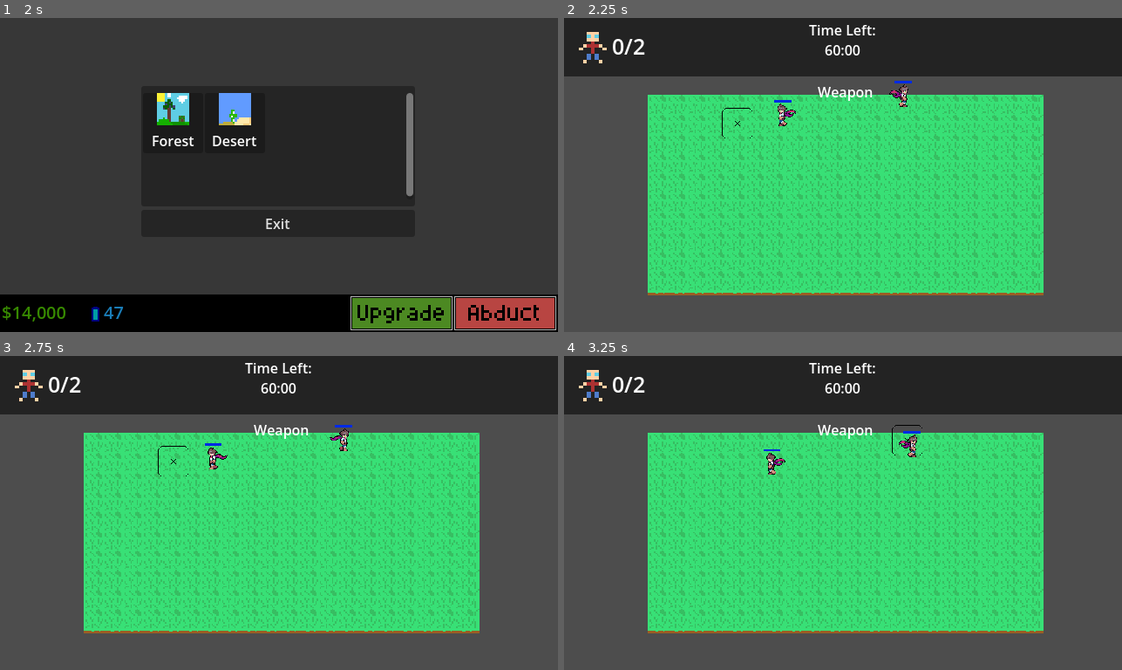
Above: before the commit, frames 1-4 (two rows, left to right).
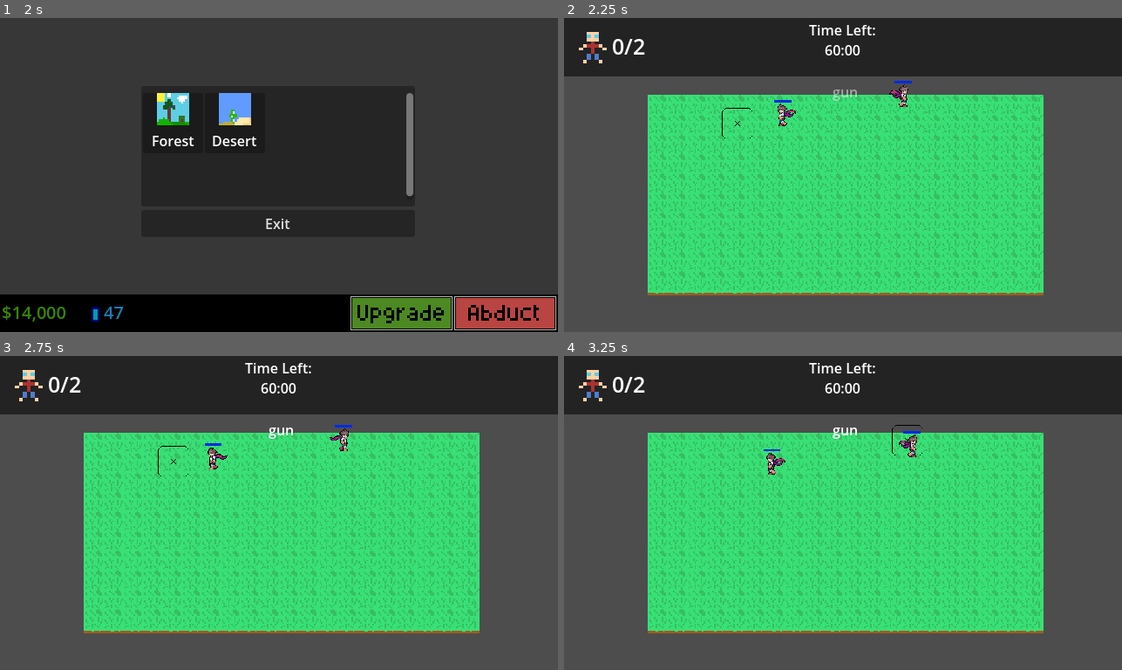
Above: after the commit, the same moments.

Repository: ottercorporationofficial-afk/Abduction
Game: Godot game, scene res://src/main.tscn
Same seed, same stepped clock (60 frames per second), same inputs: the game is played once before the commit and once after it.
Inputs (mouse positions are in pixels of both pictures, inside the frame that each line leads up to):
- Up to frame 1 (2 s): click (507, 313) at 0.5 s; click (401, 313) at 1.25 s
- Up to frame 2 (2.25 s): click (736, 121) at 2.02 s
- Up to frame 3 (2.75 s): no input
- Up to frame 4 (3.25 s): move the mouse to (909, 440) at 2.77 s; click (909, 440) at 2.92 s

Frame 1 is identical in both runs. In frame 2, 0.2% of the frame differs, in the area x 45-56%, y 21-27%; in frame 3, 0.2%; in frame 4, 0.2%.

Commit message:
added text which shows what weapon you selected

Diff:
--- a/Levels/abduction.gd
+++ b/Levels/abduction.gd
@@ -24,13 +24,15 @@
 var weapons := ["gun", "tractor_beam"]
 var current_index := 0
 
+@onready var selected_weapon: RichTextLabel = $CanvasLayer/StatusBar/SelectedWeapon
+
+
 @onready var beam_cross_hair: Node2D = $BeamCrossHair
 @onready var gun_cross_hair: Node2D = $GunCrossHair
 
 func _ready() -> void:
-	print(beam_cross_hair)
-	print(gun_cross_hair)
 	Input.set_mouse_mode(Input.MOUSE_MODE_HIDDEN)
+	_update_weapon()
 
 func _input(event: InputEvent) -> void:
 	if event is InputEventMouseButton and event.pressed:
@@ -54,6 +56,9 @@
 func _update_weapon():
 	var weapon = weapons[current_index]
 	print("Selected:", weapon)
+	selected_weapon.text = weapon
+	Globals.flash_text(selected_weapon,1)
+
 	if weapon == "gun":
 		beam_cross_hair.visible = false
 		gun_cross_hair.visible = true
--- a/Levels/abduction.tscn
+++ b/Levels/abduction.tscn
@@ -98,7 +98,6 @@
 offset_right = 77.0
 offset_bottom = 113.0
 grow_horizontal = 2
-text = "Weapon"
 horizontal_alignment = 1
 
 [node name="Camera2D" type="Camera2D" parent="." unique_id=1984243342]
--- a/src/globals.gd
+++ b/src/globals.gd
@@ -1,3 +1,23 @@
 extends Node
 
 var popups: popup_manager
+
+
+func flash_text(label: RichTextLabel,duration := 2.0):
+
+	label.modulate.a = 0.0
+	label.visible = true
+
+	var tween = create_tween()
+
+	# Fade in
+	tween.tween_property(label, "modulate:a", 1.0, 0.3)
+
+	# Wait (stay visible)
+	tween.tween_interval(duration)
+
+	# Fade out
+	tween.tween_property(label, "modulate:a", 0.0, 0.5)
+
+	# Hide at end (optional)
+	tween.tween_callback(func(): label.visible = false)
